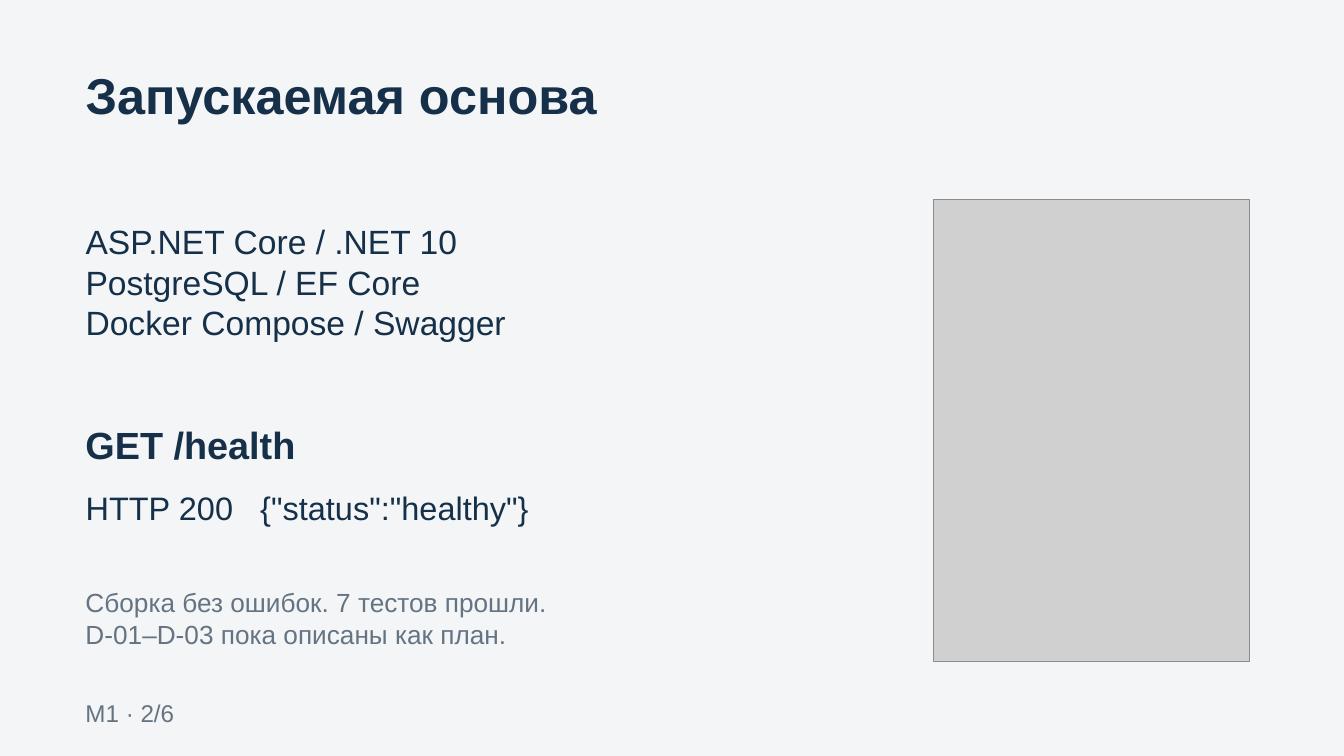
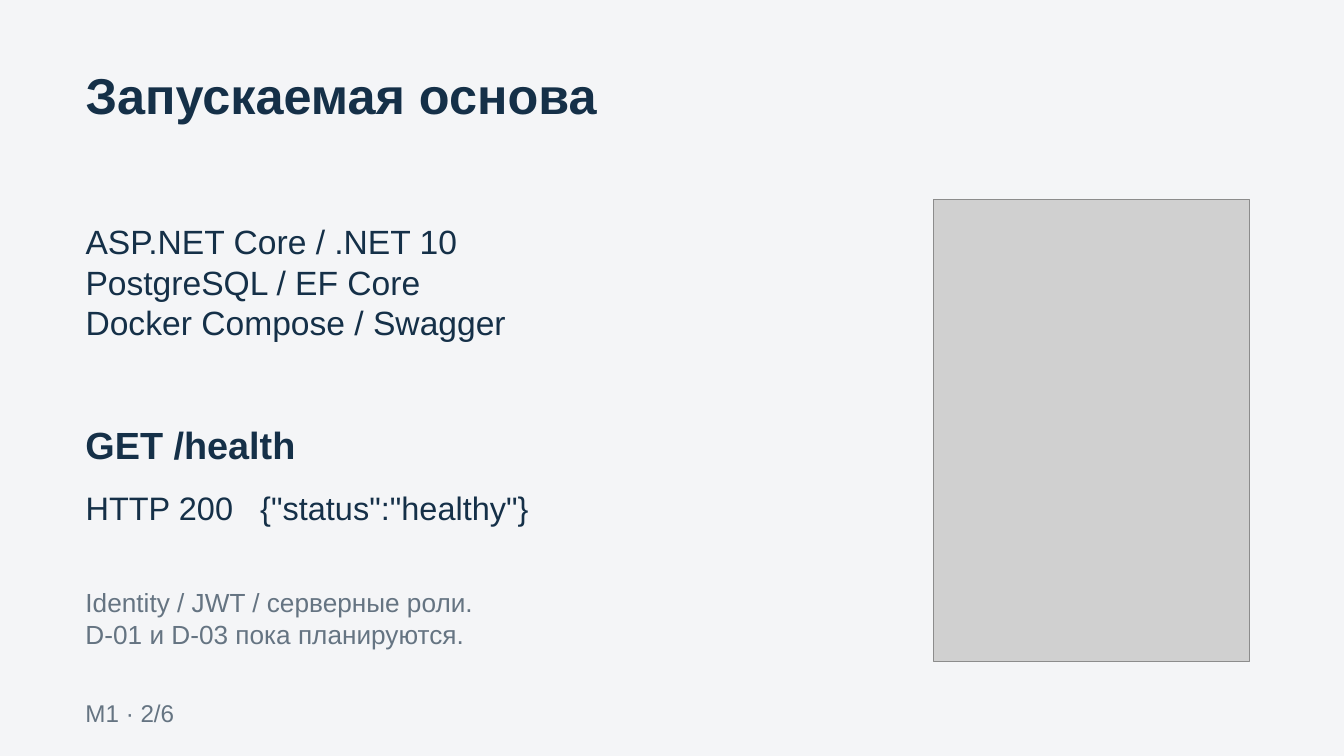
Before and after one commit to Xausdorf/rbpo-georgik, a slide deck: slide 2 of docs/GetFast-EK1.pptx. Drawn at 1344x756 pixels with LibreOffice and Linux fonts; fonts in the diff are those of the drawing; grey boxes stand for pictures. Boxes give left, top, right and bottom in pixels: in the first picture for what was removed or moved away, otherwise in the second. Text is boxed around its words. In the diff, an @@ line names an element or a change of style, - is before the commit and + after.

```diff
--- a/docs/GetFast-EK1.pptx
+++ b/docs/GetFast-EK1.pptx
@@ text at (85, 593, 473, 650): text changed @@
-Сборка без ошибок. 7 тестов прошли.
-D-01–D-03 пока описаны как план.
+Identity / JWT / серверные роли.
+D-01 и D-03 пока планируются.
```
Also in this commit, not shown: 1 other slide changed, 7 other files.
